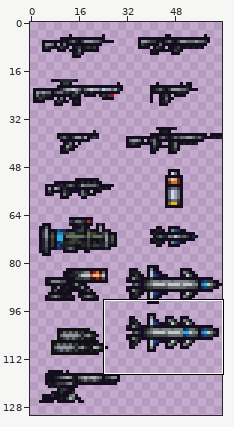
Two states of a sprite sheet, Hope_TFlippy_TerritoryControl_Structures/Entities/Structures/Factories/ChickenAssembler/ChickenAssemblerIcons.png. The picture above shows the old version from afar; the outline marks the close-up.
Close-up. Before the edit:
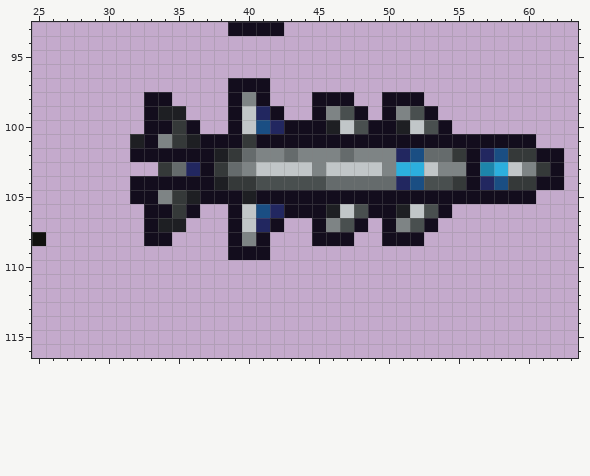
The file is 64x144 pixels. Colours within 5 levels of each other are drawn and written as one. Shown: x 25..63, y 93..116. The wide view leaves out empty margins.
Once edited:
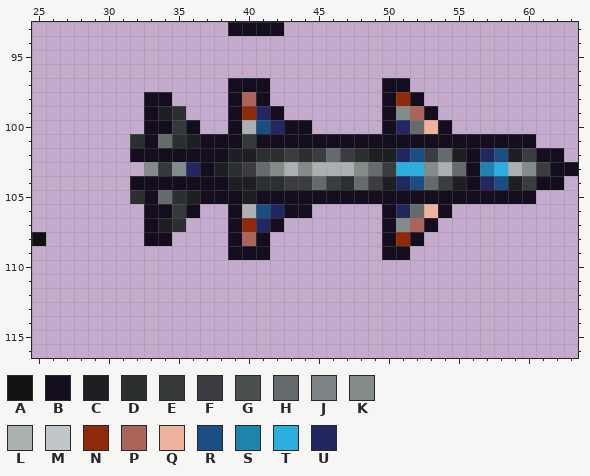
Palette (. is transparent): A #11120f  B #130d1d  C #1e1f23  D #2b2f2f  E #353939  F #3a3c41  G #494f4f  H #656b6c  J #7e8485  K #848b8b  L #abb1b1  M #c1c6c8  N #8e2a09  P #aa6459  Q #edb39c  R #1a4e83  S #1d85ab  T #2cafde  U #222760
The author wrote: New ACM texture for chicken assembler
The edit:
Changed rows in their new state; - is an unchanged pixel.
first column x 32:
 97 ------------------BB------------
 98 --------P----...---N------------
 99 ---D----N----....--KP-----------
100 --------L----.....-UHQ----------
101 D-HD----------------------------
102 ------BCCDDFDFHFDCC--F-C---CF---
103 -K-K--CDFHKLKLLLKHF--KLH---LKF-B
104 ------BCCDDFFHFD-FC--HFC---CF---
105 D-HD----------------------------
106 --------L----.....-UHQ----------
107 ---D----N----....--KP-----------
108 --------P----...---N------------
109 ------------------BB------------
Pixel boxes of the changes (left, top, right, bottom) in both close-ups:
changed: (130, 78, 578, 260)
